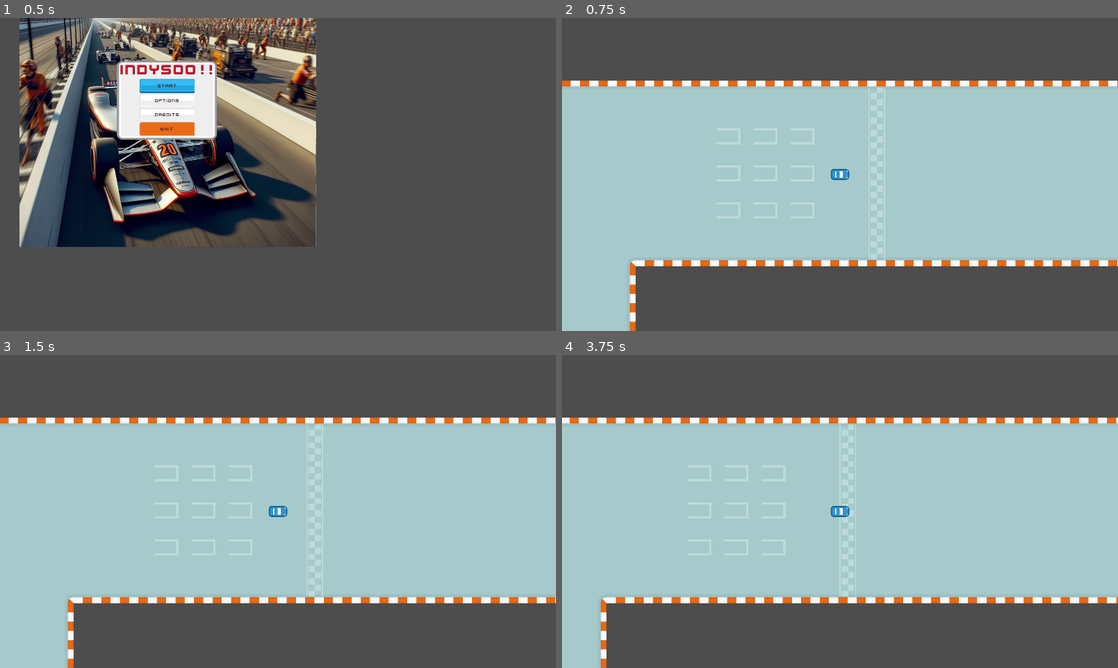
Above: before the commit, frames 1-4 (two rows, left to right).
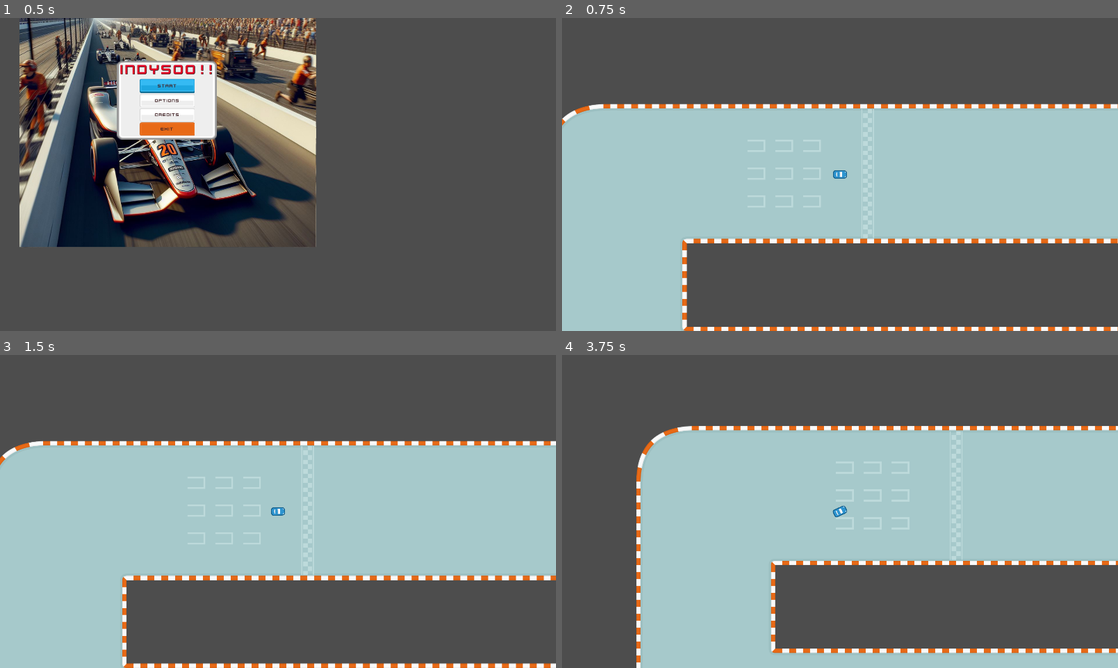
Above: after the commit, the same moments.

Repository: andyrusu/Indy500
Game: Godot game, scene res://Scenes/main.tscn
Same seed, same stepped clock (60 frames per second), same inputs: the game is played once before the commit and once after it.
Inputs (mouse positions are in pixels of both pictures, inside the frame that each line leads up to):
- Up to frame 1 (0.5 s): no input
- Up to frame 2 (0.75 s): click (728, 86) at 0.5 s
- Up to frame 3 (1.5 s): tap Enter at 1.25 s; hold D (steer_right) from 1.28 s (still down); hold S (break) from 1.28 s (still down)
- Up to frame 4 (3.75 s): release D (steer_right) at 2.03 s; release S (break) at 2.03 s; hold A (steer_left) 2.03-2.78 s; tap S (break) at 2.1, 3.6 s; hold D (steer_right) 2.78-3.53 s; hold S (break) 2.78-3.53 s; hold W (accelarate) from 3.53 s (still down)

Frame 1 is identical in both runs. In frame 2, 19% of the frame differs, in the area x 0-100%, y 20-100%; in frame 3, 20%; in frame 4, 32%.

Commit message:
Player car acc/dec changes

Diff:
--- a/Scenes/Chars/player.gd
+++ b/Scenes/Chars/player.gd
@@ -1,21 +1,43 @@
 extends CharacterBody2D
 class_name CarController
 
-@export var wheel_base = 70
-@export var steering_angle = 15
+@export var wheel_base : int = 70
+@export var steering_angle : int = 15
+@export var engine_power : int = 800
+@export var friction : float = -0.9
+@export var drag : float = -0.001
+@export var breaking : int = -450
+@export var max_reverse_speed : int = 250
+@export var slip_speed = 400
+@export var traction_fast = 0.1
+@export var traction_slow = 0.7
 
+var acceleration : Vector2 = Vector2.ZERO
 var steer_direction
 
 func _physics_process(delta):
+	acceleration = Vector2.ZERO
 	steer_direction = calculate_steer_direction(Input.is_action_pressed("steer_left"), Input.is_action_pressed("steer_right"))
 
 	if Input.is_action_pressed("accelarate"):
-		velocity = transform.x * 500
+		acceleration = transform.x * engine_power
+	elif Input.is_action_pressed("break"):
+		acceleration = transform.x * breaking
 
+	apply_drag_and_friction()
 	calculate_steering(delta)
 
+	velocity += acceleration * delta
 	move_and_slide()
 
+func apply_drag_and_friction():
+	if velocity.length() < 5:
+		velocity = Vector2.ZERO
+
+	var friction_force : Vector2 = velocity * friction
+	var drag_force : Vector2 = velocity * velocity.length() * drag
+
+	acceleration += drag_force + friction_force
 
 func calculate_steer_direction(steer_left, steer_right):
 	var turn : int = 0
@@ -38,6 +60,15 @@
 
 	var new_heading = rear_wheele.direction_to(front_wheele)
 
-	velocity = new_heading * velocity.length()
+	var traction = traction_slow
+	if velocity.length() > slip_speed:
+		traction = traction_fast
+
+	var d = new_heading.dot(velocity.normalized())
+
+	if (d > 0):
+		velocity = velocity.lerp(new_heading * velocity.length(), traction)
+	elif (d < 0):
+		velocity = -new_heading * min(velocity.length(), max_reverse_speed)
 
 	rotation = new_heading.angle()
--- a/Scenes/Chars/player.tscn
+++ b/Scenes/Chars/player.tscn
@@ -19,3 +19,4 @@
 shape = SubResource("CapsuleShape2D_apkaa")
 
 [node name="Camera2D" type="Camera2D" parent="."]
+zoom = Vector2(0.75, 0.75)
